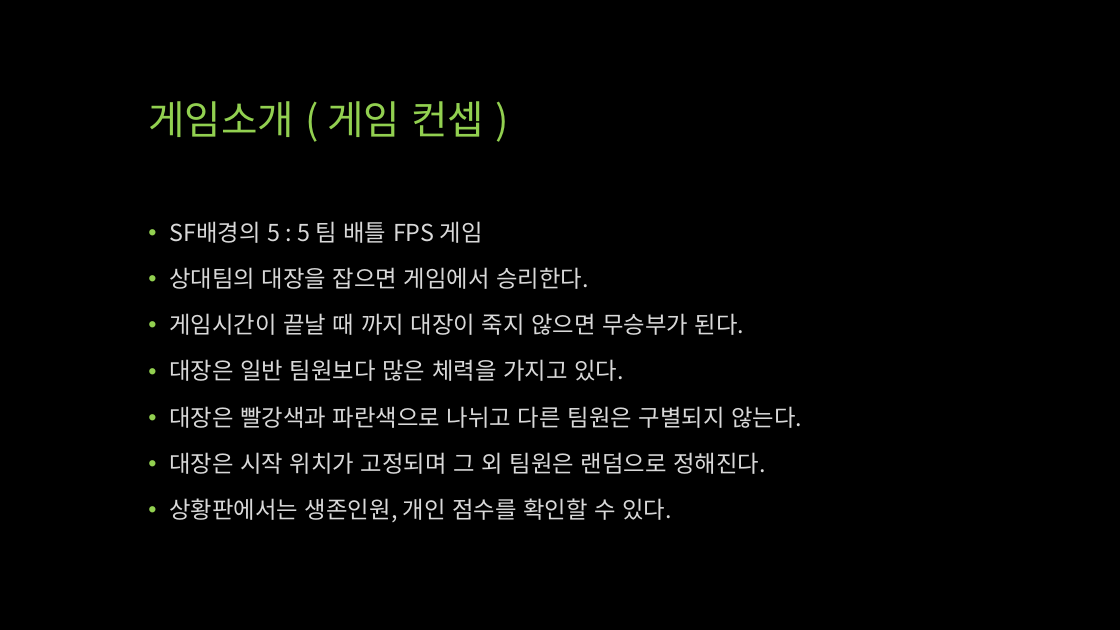
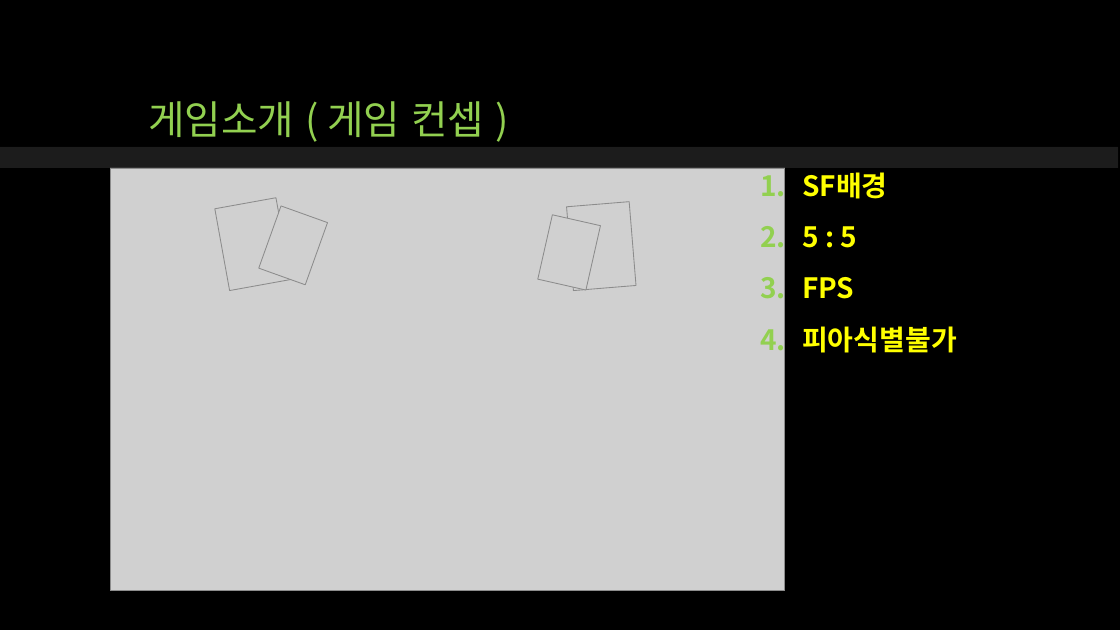
Before and after one commit to qwert830/SP, a slide deck: slide 4 of 기획/UTB (Unknown Team Battle).pptx. Drawn at 1120x630 pixels with LibreOffice and Linux fonts; fonts in the diff are those of the drawing; grey boxes stand for pictures. Boxes give left, top, right and bottom in pixels: in the first picture for what was removed or moved away, otherwise in the second. Text is boxed around its words. In the diff, an @@ line names an element or a change of style, - is before the commit and + after.

```diff
--- a/기획/UTB (Unknown Team Battle).pptx
+++ b/기획/UTB (Unknown Team Battle).pptx
@@ rectangle added at [0, 147, 1118, 168], fill #262626 at 75% opacity @@
@@ picture added at [110, 168, 785, 591] @@
@@ text at [802, 172, 957, 353]: text changed; size 20 to 24 pt; text colour #D9D9D9 to #FFFF00; bold on @@
-• SF배경의 5 : 5 팀 배틀 FPS 게임
-• 상대팀의 대장을 잡으면 게임에서 승리한다.
-• 게임시간이 끝날 때 까지 대장이 죽지 않으면 무승부가 된다.
-• 대장은 일반 팀원보다 많은 체력을 가지고 있다.
-• 대장은 빨강색과 파란색으로 나뉘고 다른 팀원은 구별되지 않는다.
-• 대장은 시작 위치가 고정되며 그 외 팀원은 랜덤으로 정해진다.
-• 상황판에서는 생존인원, 개인 점수를 확인할 수 있다.
+1. SF배경
+2. 5 : 5
+3. FPS
+4. 피아식별불가
@@ picture added at [215, 198, 291, 291] @@
@@ picture added at [259, 206, 328, 285] @@
@@ picture added at [567, 202, 637, 291] @@
@@ picture added at [538, 215, 601, 290] @@
```
Also in this commit, not shown: 12 other slides changed, 1 slide added, 1 slide removed.
